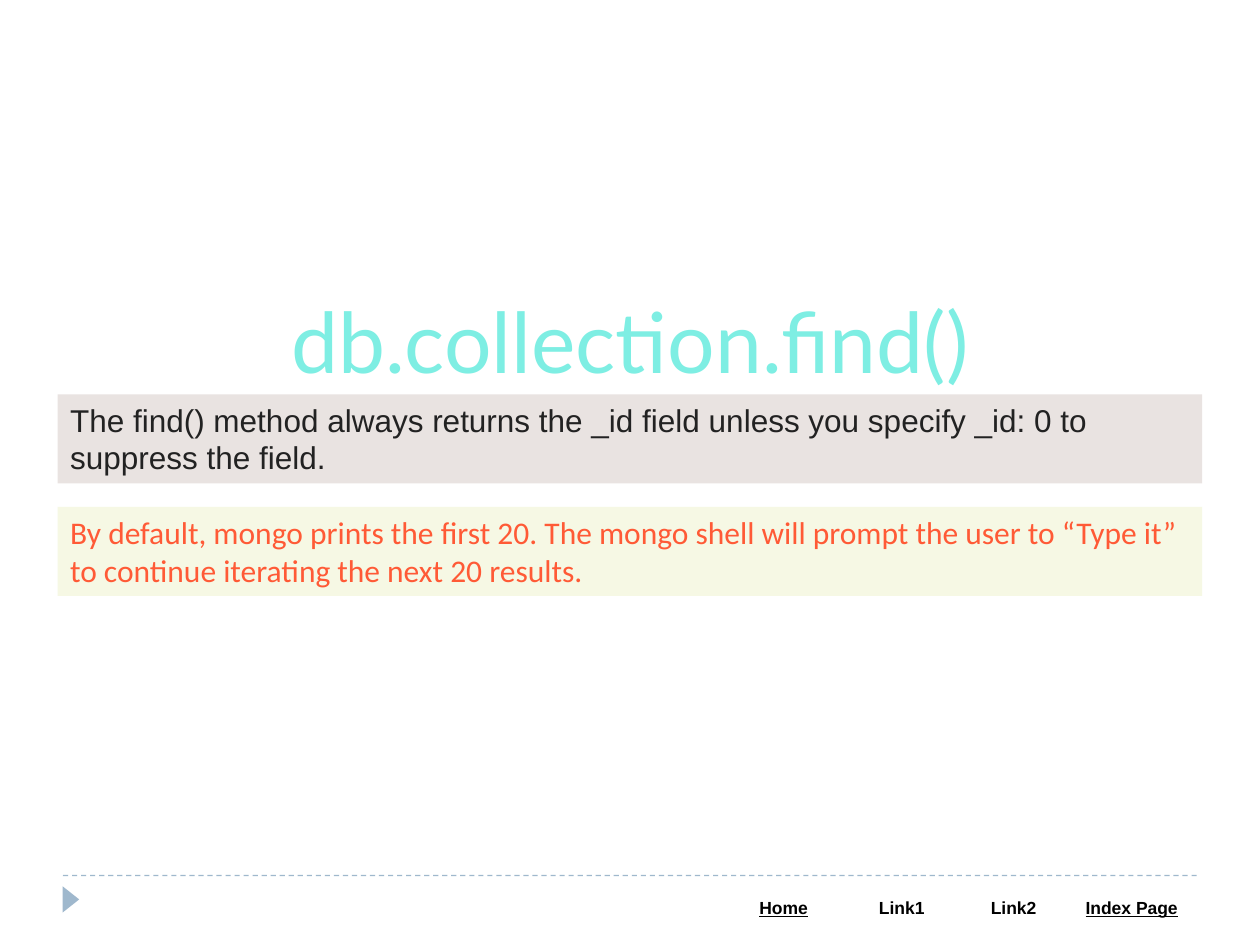
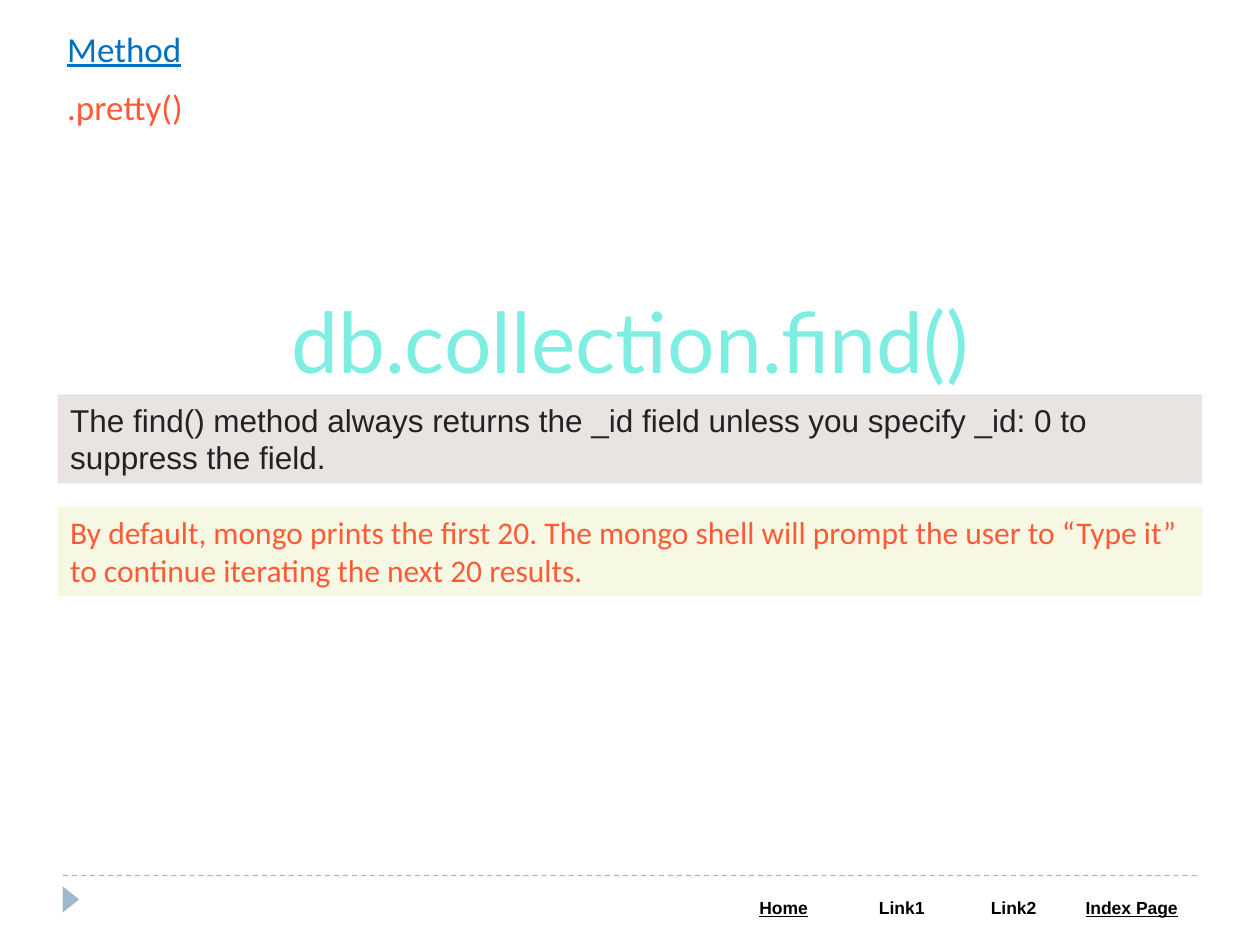
Before and after one commit to Saleel-Bagde/PPT-s, a slide deck: slide 45 of MongoDB PPT.pptx. Drawn at 1260x945 pixels with LibreOffice and Linux fonts; fonts in the diff are those of the drawing. Boxes give left, top, right and bottom in pixels: in the first picture for what was removed or moved away, otherwise in the second. Text is boxed around its words. In the diff, an @@ line names an element or a change of style, - is before the commit and + after.

```diff
--- a/MongoDB PPT.pptx
+++ b/MongoDB PPT.pptx
@@ text added at (67,37,183,126), 20 pt, text #FF5A36 @@
+Method
+.pretty()
```
